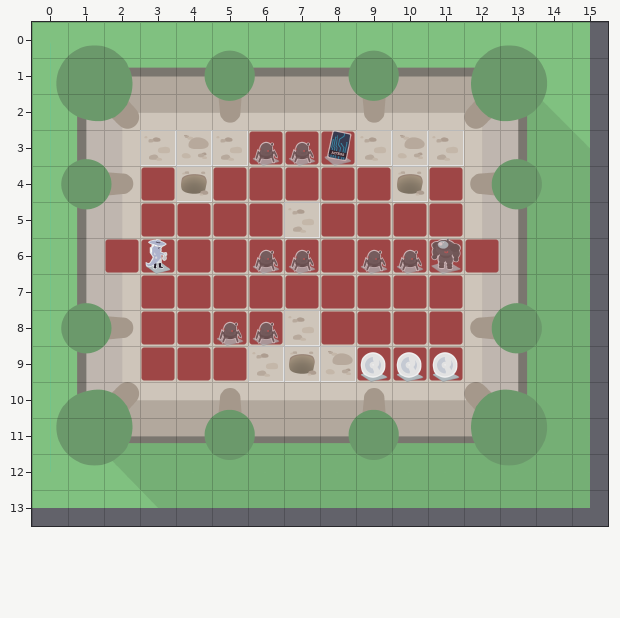
Tiled map -- src/resources/maps-v2/level-12.tmx. Above is the file before it was changed.
Cells are 75x75 px. Shown: x 0..15, y 0..13. Not drawn, because the pictures are missing: unchanged layer "Decorations".
After:
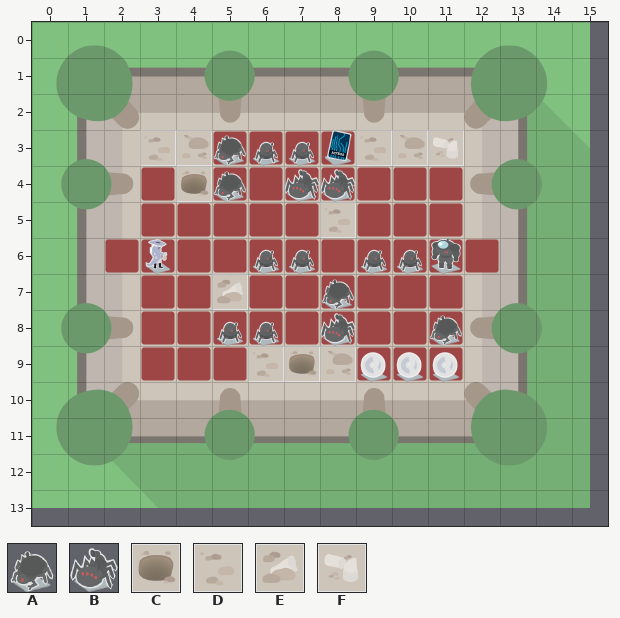
Key: from "assets": A 3 "SCRAMBLE_ENEMY", B 4, C 26 "WALL", D 35 "WALL", E 52 "WALL", F 53 "WALL".
_ is an empty cell.
Objects are placed by their top-left corner, in cells (3,4 is the top-left corner of cell 3,4); size is 1x1 cell unless given.
Change:
layer "Random Key" opacity 67% -> 100%
layer "Random Enemies" opacity 69% -> 100%
Layer "Assets":
There is now tile D in row 5 at x 8.
There is now tile E in row 7 at x 5.
The edit turns tile D into tile F in row 3 at x 11.
The edit erases tile C in row 4 at x 10.
The edit erases tile D in row 3 at x 5; in row 5 at x 7; in row 8 at x 7.
Layer "Random Enemies":
A new object: B at 8,4.
A new object: B at 7,4.
A new object: B at 8,8.
Layer "Scramble Enemies" (added):
A new object: A "SCRAMBLE_ENEMY" at 5,3.
A new object: A "SCRAMBLE_ENEMY" at 5,4.
A new object: A "SCRAMBLE_ENEMY" at 8,7.
A new object: A "SCRAMBLE_ENEMY" at 11,8.
